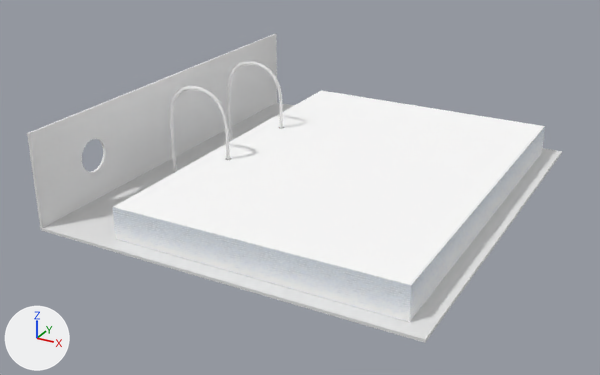
The Blender file Frontend/3D Source Files/File/File.blend: old version first, new version second.
Rendered twice from a 50 mm camera at (0.263, -0.524, 0.256) aimed at (-0.013, -0.023, 0.006). The lights are fixed; the arrows at lower left show +X, +Y and +Z.

The scene before the commit, as lines of its bpy script (objects in view):
```python
me_cubeziercircle = bpy.data.meshes.new('CUBezierCircle')
me_cubeziercircle.from_pydata(...)  # 492 vertices, 480 faces; spans x -0.0268..0.0267, y -0.0013..0.0813, z 0.0..0.0774
me_cubeziercircle.polygons.foreach_set('use_smooth', [True] * 480)
me_cubeziercircle.materials.append(None)
me_plane = bpy.data.meshes.new('Plane')
me_plane.from_pydata(...)  # a box spanning x 0.0..0.28, y -0.16..0.16, z -0.001..0.001
me_plane.materials.append(None)
me_plane_007 = bpy.data.meshes.new('Plane.007')
me_plane_007.from_pydata(...)  # 104 vertices, 58 faces; spans x 0.0..0.28, y -0.16..0.16, z -0.001..0.001
me_plane_007.polygons.foreach_set('use_smooth', [True] * 58)
me_plane_007.materials.append(None)
ob_file_bottom = bpy.data.objects.new('File Bottom', me_plane)
ob_file_bottom.location = (-0.14, 0.0, 0.0)
ob_file_top = bpy.data.objects.new('File Top', me_plane_007)
ob_file_top.location = (-0.14, 0.0, 0.07)
ob_file_top.hide_viewport = True
ob_splines = bpy.data.objects.new('Splines', me_cubeziercircle)
ob_splines.location = (-0.09, -0.04, 0.0)
# also in view: 'File Back' at (-0.14, 0.0, 0.035); 'Paper Stack' at (0.021, 0.0, 0.013)
```
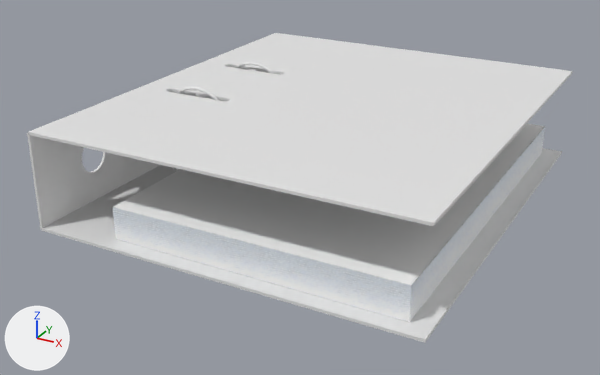
The change, as JSON lines over the scene's bpy script:
```json
{"op": "remove", "block": "ob_file_top", "code": "ob_file_top.hide_viewport = True"}
```

Changed parts and their boxes [x1, y1, x2, y2] in the pictures (600 x 375 px):
```json
{"object": "File Top", "change": "shown", "after": [28, 33, 573, 226]}
{"object": "File Back", "change": "unchanged, covered by the edit", "before": [27, 34, 277, 230], "after": [27, 67, 276, 230]}
{"object": "Splines", "change": "unchanged, covered by the edit", "before": [170, 61, 283, 173], "after": [173, 61, 274, 173]}
```
